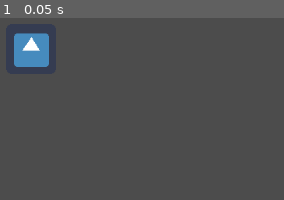
Above: before the commit, frame 1.
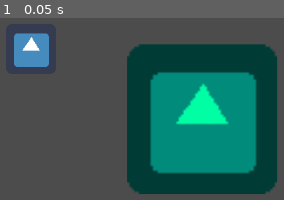
Above: after the commit, the same moment.

Repository: MetRiko/CopperJamGame
Game: Godot game, scene res://Root.tscn
Two runs of this game, one before a commit and one after it. Both use one fixed random seed, a clock stepped at 60 frames per second and the inputs below. The engine's default icon, where the game draws it, is replaced by a stand-in: a white triangle on a blue panel in a dark square.
Inputs:
- Up to frame 1 (0.05 s): no input

The runs differ from the first frame. In frame 1, 43% of the frame differs, in the area x 44-98%, y 14-97%.

Commit message:
Test push 2

Diff:
--- a/project/Root.tscn
+++ b/project/Root.tscn
@@ -9,3 +9,9 @@
 [node name="icon" type="Sprite" parent="."]
 position = Vector2( 507, 277 )
 texture = ExtResource( 1 )
+
+[node name="Dualithe" type="Sprite" parent="."]
+self_modulate = Color( 0, 1, 0.647059, 1 )
+position = Vector2( 726, 367 )
+scale = Vector2( 3, 3 )
+texture = ExtResource( 1 )
